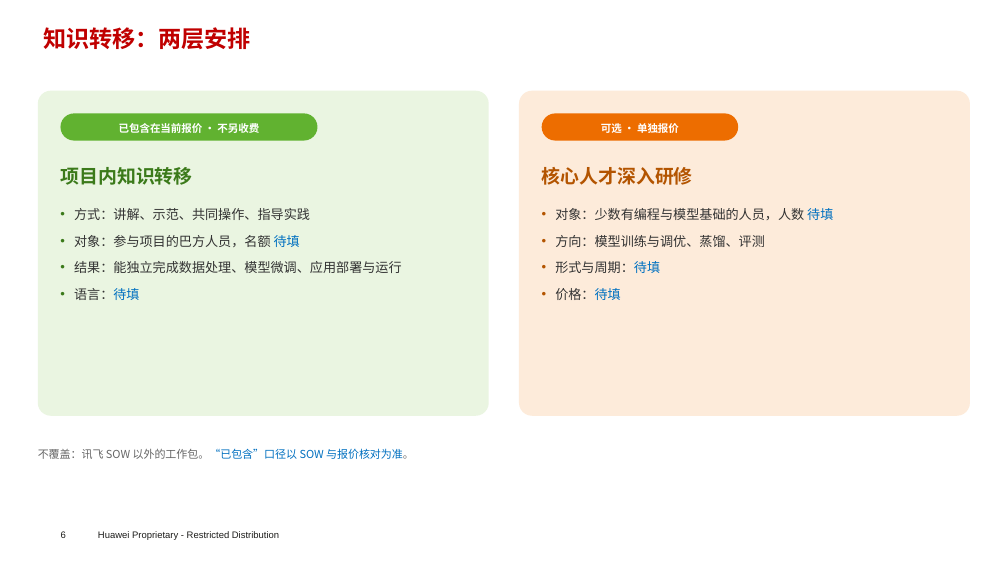
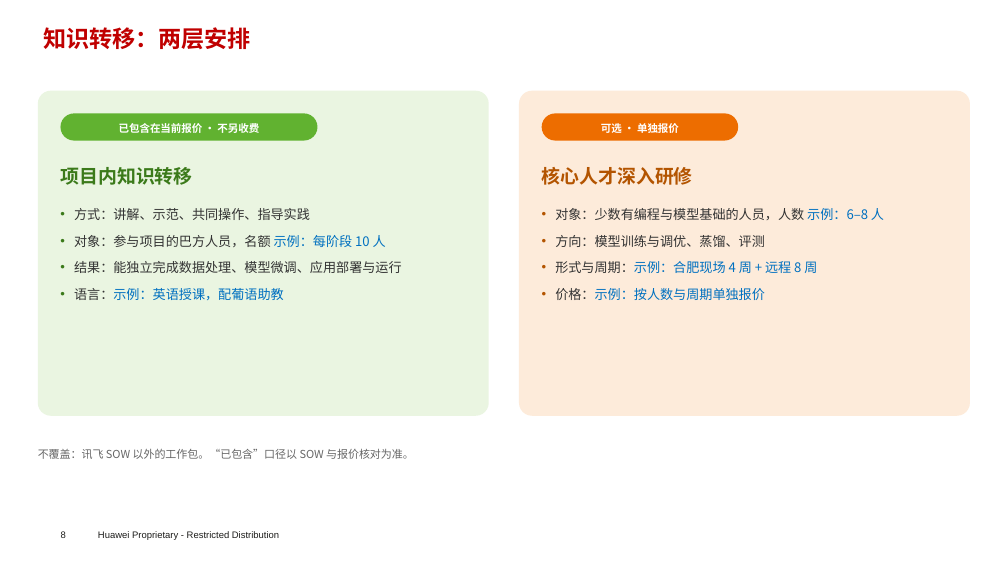
Before and after one commit to chyhcs/wyyh, a slide deck: slide 8 of RNP-讯飞交流-中文简版.pptx (slide 6 before the commit). Drawn at 1008x567 pixels with LibreOffice and Linux fonts; fonts in the diff are those of the drawing; background and template pictures are left out. Boxes give left, top, right and bottom in pixels: in the first picture for what was removed or moved away, otherwise in the second. Text is boxed around its words. In the diff, an @@ line names an element or a change of style, - is before the commit and + after.

```diff
--- a/RNP-讯飞交流-中文简版.pptx
+++ b/RNP-讯飞交流-中文简版.pptx
@@ text at (555,208,884,220): text changed @@
-• 对象：少数有编程与模型基础的人员，人数 待填
+• 对象：少数有编程与模型基础的人员，人数 示例：6–8 人
@@ text at (74,235,386,247): text changed @@
-• 对象：参与项目的巴方人员，名额 待填
+• 对象：参与项目的巴方人员，名额 示例：每阶段 10 人
@@ text at (555,261,817,300): text changed; text colour #333333 to #0070C0 @@
-• 形式与周期：待填
-• 价格：待填
+• 形式与周期：示例：合肥现场 4 周 + 远程 8 周
+• 价格：示例：按人数与周期单独报价
@@ text at (74,288,284,300): text changed; text colour #333333 to #0070C0 @@
-• 语言：待填
+• 语言：示例：英语授课，配葡语助教
@@ text "不覆盖：讯飞 SOW 以外的工作包。“已包含”口径以 SOW 与报价核对为准。" at (38,449,414,459): text colour #0070C0 to #666666 in "以外的工作包。“已包含”口径以 SOW 与报价核对为准。" @@
```
Also in this commit, not shown: 5 other slides changed, 3 slides added, 1 slide removed, 1 other file.
